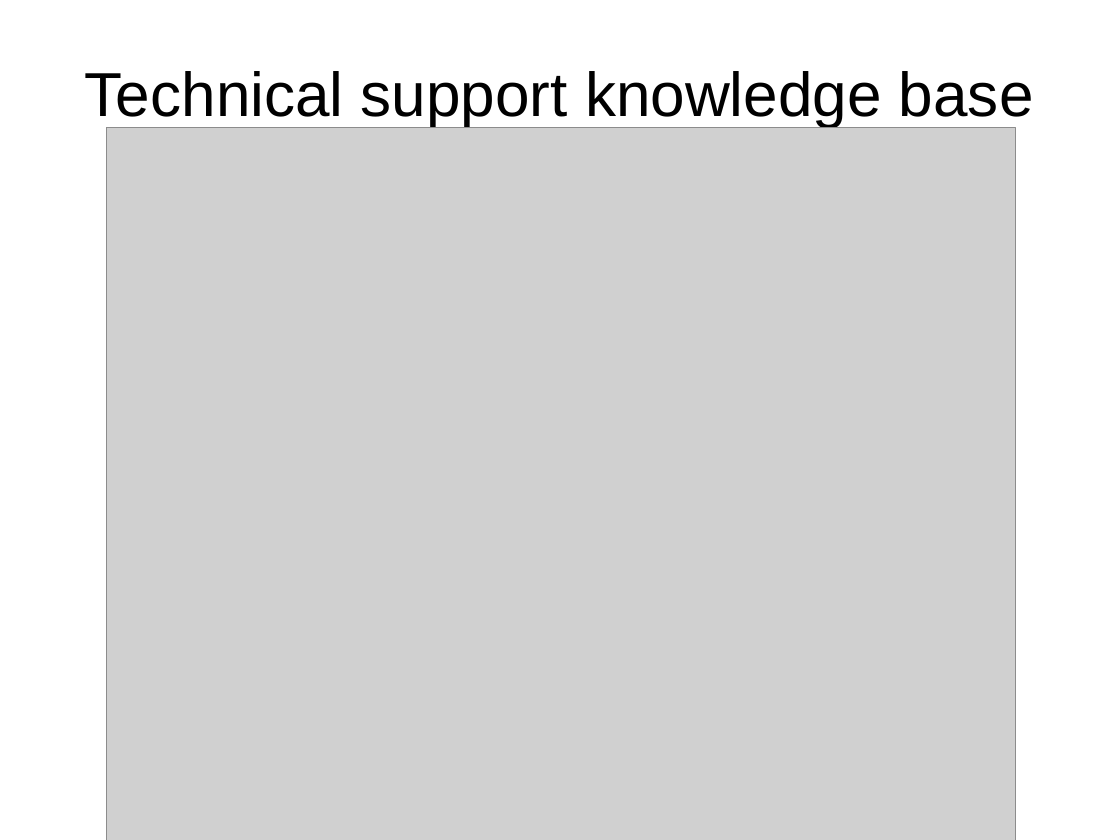
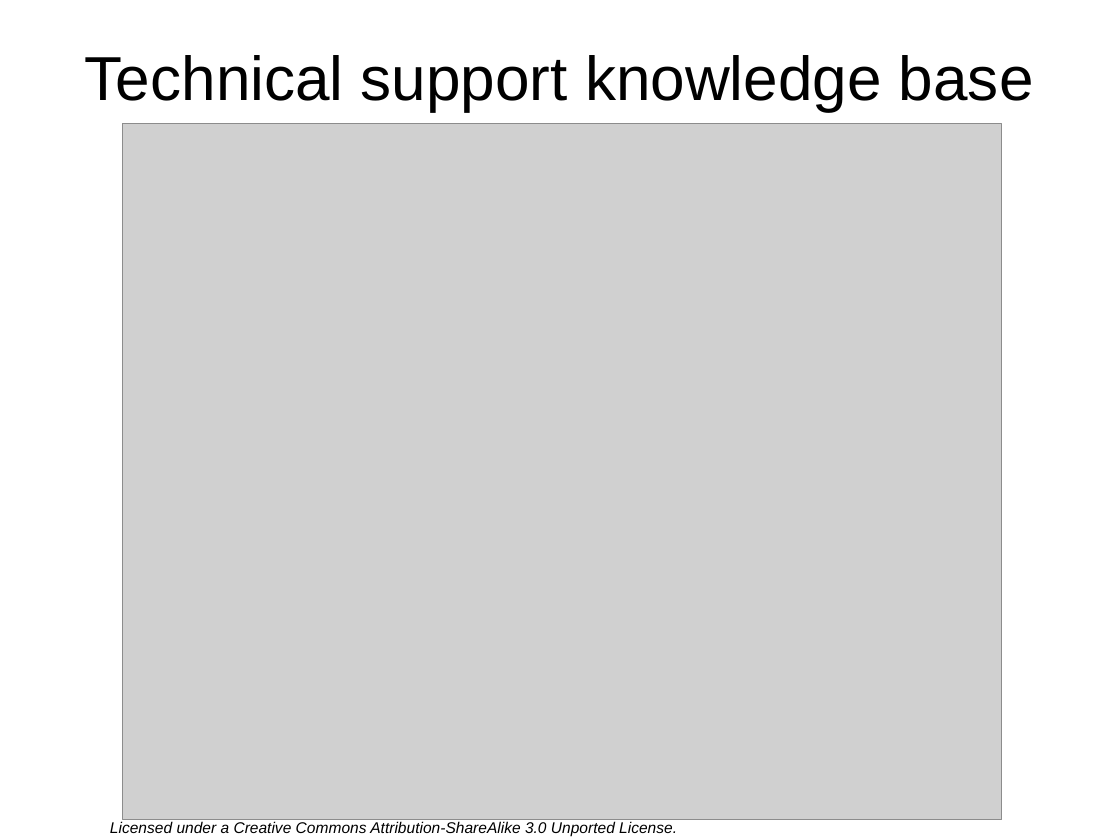
Before and after one commit to gklyne/annalist, a slide deck: slide 5 of presentations/annalist-pitch.odp. Drawn at 1120x840 pixels with LibreOffice and Linux fonts; fonts in the diff are those of the drawing; grey boxes stand for pictures; background and template pictures are left out. Boxes give left, top, right and bottom in pixels: in the first picture for what was removed or moved away, otherwise in the second. Text is boxed around its words. In the diff, an @@ line names an element or a change of style, - is before the commit and + after.

```diff
--- a/presentations/annalist-pitch.odp
+++ b/presentations/annalist-pitch.odp
@@ title "Technical support knowledge base": place and size @@
-title "Technical support knowledge base" at (85,71,1034,127)
+title "Technical support knowledge base" at (85,55,1034,111)
@@ picture: place and size @@
-picture at (107,128,1016,840)
+picture at (123,124,1002,820)
@@ text added at (110,821,677,836), 11 pt, text #000000, italic @@
+Licensed under a Creative Commons Attribution-ShareAlike 3.0 Unported License.
```
Also in this commit, not shown: 17 other slides changed, 1 slide added, 1 slide removed.
